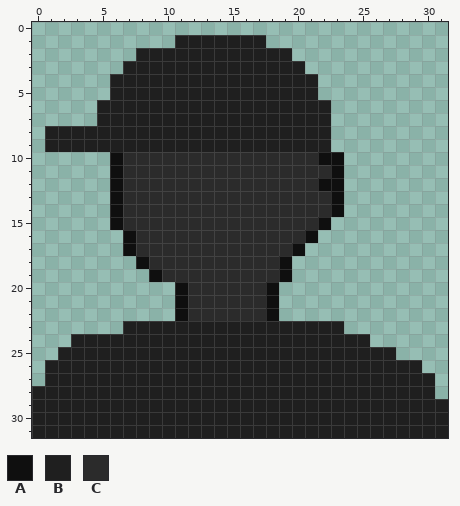
A pixel-art file gets an edit: Acesprite/UI/Skater Icon.aseprite. Above, as it was before the edit.
32x32 pixels, 1 frame.
Palette (. is transparent): A #0f0f0f  B #1f1f1f  C #2b2b2b
Pixels before, first column x 0:
 1 ...........BBBBBBB..............
 2 ........BBBBBBBBBBBB............
 3 .......BBBBBBBBBBBBBB...........
 4 ......BBBBBBBBBBBBBBBB..........
 5 ......BBBBBBBBBBBBBBBB..........
 6 .....BBBBBBBBBBBBBBBBBB.........
 7 .....BBBBBBBBBBBBBBBBBB.........
 8 .BBBBBBBBBBBBBBBBBBBBBB.........
 9 .BBBBBBBBBBBBBBBBBBBBBB.........
10 ......ACCCCCCCCCCCCCCCAA........
11 ......ACCCCCCCCCCCCCCCCA........
12 ......ACCCCCCCCCCCCCCCAA........
13 ......ACCCCCCCCCCCCCCCCA........
14 ......ACCCCCCCCCCCCCCCCA........
15 ......ACCCCCCCCCCCCCCCA.........
16 .......ACCCCCCCCCCCCCA..........
17 .......ACCCCCCCCCCCCA...........
18 ........ACCCCCCCCCCA............
19 .........ACCCCCCCCCA............
20 ...........ACCCCCCA.............
21 ...........ACCCCCCA.............
22 ...........ACCCCCCA.............
23 .......BBBBBBBBBBBBBBBBB........
24 ...BBBBBBBBBBBBBBBBBBBBBBB......
25 ..BBBBBBBBBBBBBBBBBBBBBBBBBB....
26 .BBBBBBBBBBBBBBBBBBBBBBBBBBBBB..
27 .BBBBBBBBBBBBBBBBBBBBBBBBBBBBBB.
28 BBBBBBBBBBBBBBBBBBBBBBBBBBBBBBB.
29 BBBBBBBBBBBBBBBBBBBBBBBBBBBBBBBB
30 BBBBBBBBBBBBBBBBBBBBBBBBBBBBBBBB
31 BBBBBBBBBBBBBBBBBBBBBBBBBBBBBBBB
After:
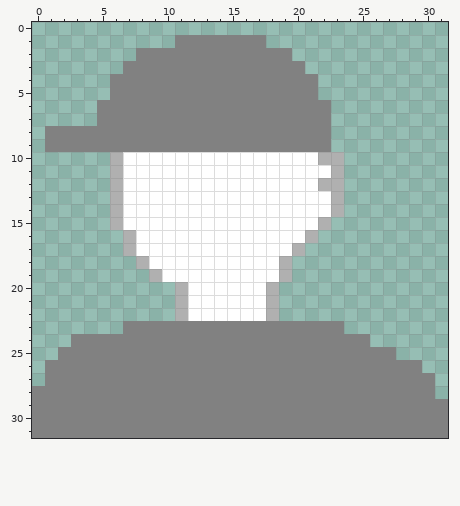
From old to new:
Colour A changes from #0f0f0f to #b0b0b0.
Colour B changes from #1f1f1f to #818181.
Colour C changes from #2b2b2b to #ffffff.
Pixel boxes of the changes (left, top, right, bottom) in both pictures:
changed: (32, 35, 448, 438)
